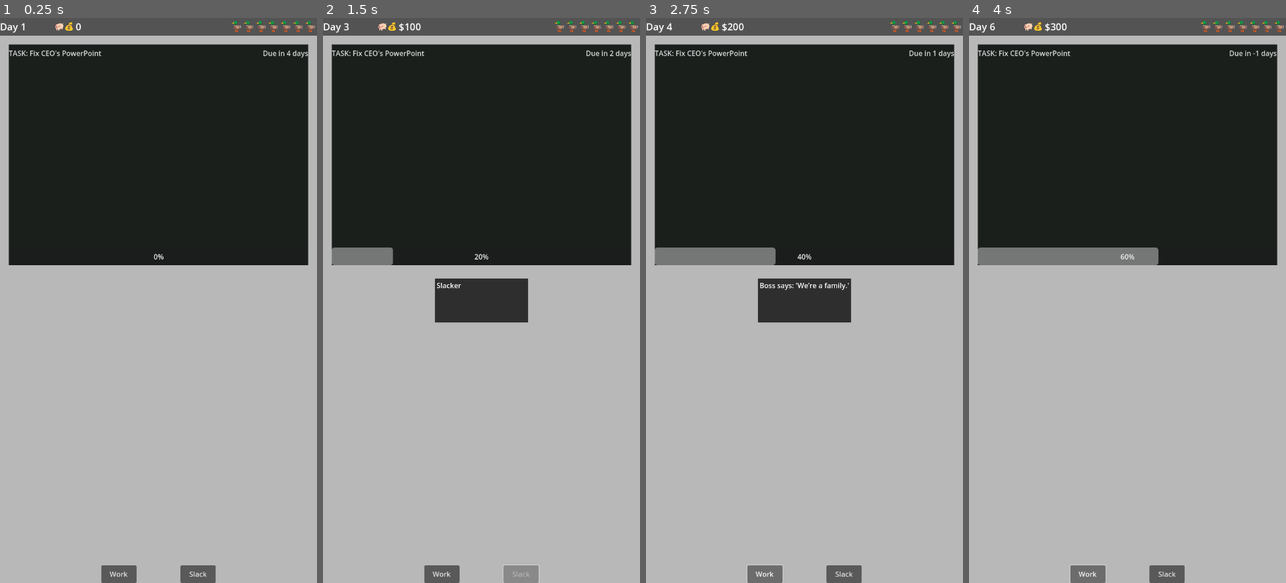
Above: before the commit, frames 1-4 (left to right).
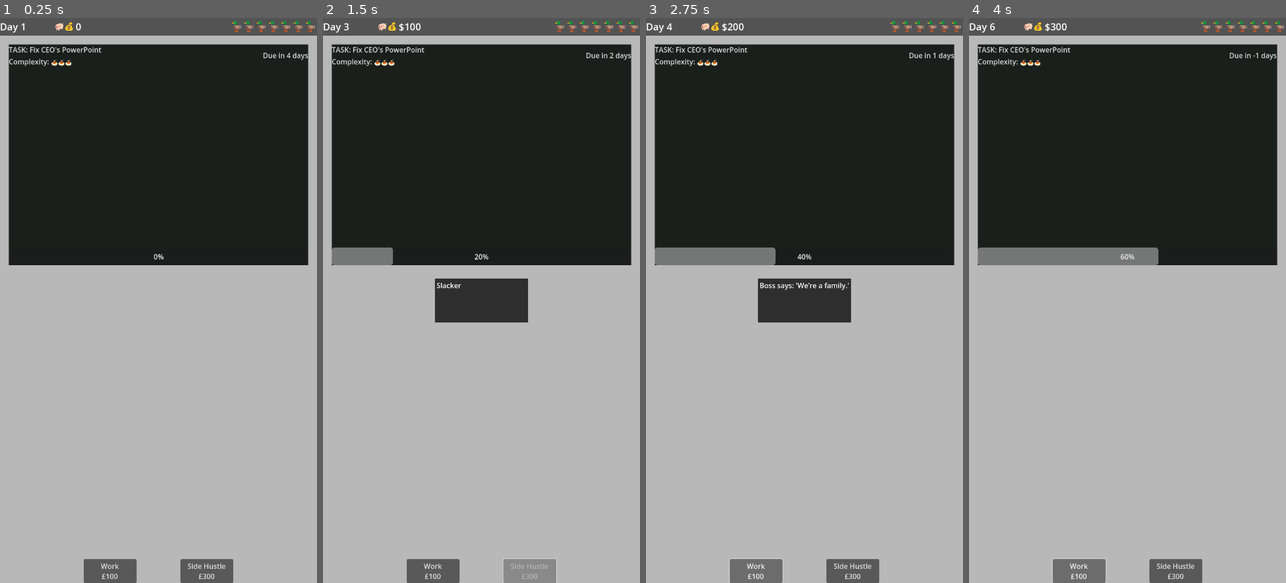
Above: after the commit, the same moments.

Repository: lmchoi/alt-f-this
Game: Godot game, scene res://scenes/game_ui.tscn
Two runs of this game, one before a commit and one after it. Both use one fixed random seed, a clock stepped at 60 frames per second and the inputs below.
Inputs:
- Up to frame 1 (0.25 s): no input
- Up to frame 2 (1.5 s): click "Work" (after the commit: "Work £100") at 0.5 s; click "Slack" (after the commit: "Side Hustle £300") at 1.25 s
- Up to frame 3 (2.75 s): click "Work" (after the commit: "Work £100") at 2 s
- Up to frame 4 (4 s): click "Slack" (after the commit: "Side Hustle £300") at 2.75 s; click "Work" (after the commit: "Work £100") at 3.5 s

The runs differ from the first frame. In frame 1, 1.3% of the frame differs, in the area x 2-98%, y 5-100%; in frame 2, 1.3%; in frame 3, 1.3%; in frame 4, 1.3%.

Commit message:
Add placeholder for complexity

Diff:
--- a/scenes/game_ui.tscn
+++ b/scenes/game_ui.tscn
@@ -94,13 +94,21 @@
 layout_mode = 2
 size_flags_vertical = 2
 
-[node name="TaskLabel" type="Label" parent="VBoxContainer/MarginContainer/TaskPanel/Container/HBoxContainer"]
+[node name="TaskInfo" type="VBoxContainer" parent="VBoxContainer/MarginContainer/TaskPanel/Container/HBoxContainer"]
+layout_mode = 2
+
+[node name="TaskLabel" type="Label" parent="VBoxContainer/MarginContainer/TaskPanel/Container/HBoxContainer/TaskInfo"]
 unique_name_in_owner = true
 layout_mode = 2
 size_flags_horizontal = 0
 theme_override_colors/font_color = Color(0.847059, 0.847059, 0.847059, 1)
 theme_override_colors/font_outline_color = Color(1, 1, 1, 1)
 text = "TASK: Fix CEO's PowerPoint"
+
+[node name="ComplexityLabel" type="Label" parent="VBoxContainer/MarginContainer/TaskPanel/Container/HBoxContainer/TaskInfo"]
+layout_mode = 2
+theme_override_colors/font_color = Color(0.847059, 0.847059, 0.847059, 1)
+text = "Complexity: 🍝🍝🍝"
 
 [node name="DeadlineLabel" type="Label" parent="VBoxContainer/MarginContainer/TaskPanel/Container/HBoxContainer"]
 unique_name_in_owner = true
@@ -115,6 +123,7 @@
 unique_name_in_owner = true
 custom_minimum_size = Vector2(0, 40)
 layout_mode = 2
+size_flags_vertical = 1
 theme_override_colors/font_outline_color = Color(1, 1, 1, 1)
 
 [node name="ActionButtons" type="HBoxContainer" parent="."]
@@ -130,17 +139,19 @@
 
 [node name="WorkButton" type="Button" parent="ActionButtons"]
 unique_name_in_owner = true
-custom_minimum_size = Vector2(80, 40)
+custom_minimum_size = Vector2(120, 40)
 layout_mode = 2
-text = "Work"
+text = "Work
+£100"
 script = ExtResource("2_rns2u")
 metadata/_custom_type_script = "uid://o4uecgfegpr2"
 
 [node name="SlackButton" type="Button" parent="ActionButtons"]
 unique_name_in_owner = true
-custom_minimum_size = Vector2(80, 40)
+custom_minimum_size = Vector2(120, 40)
 layout_mode = 2
-text = "Slack"
+text = "Side Hustle
+£300"
 script = ExtResource("2_rns2u")
 metadata/_custom_type_script = "uid://o4uecgfegpr2"
 
